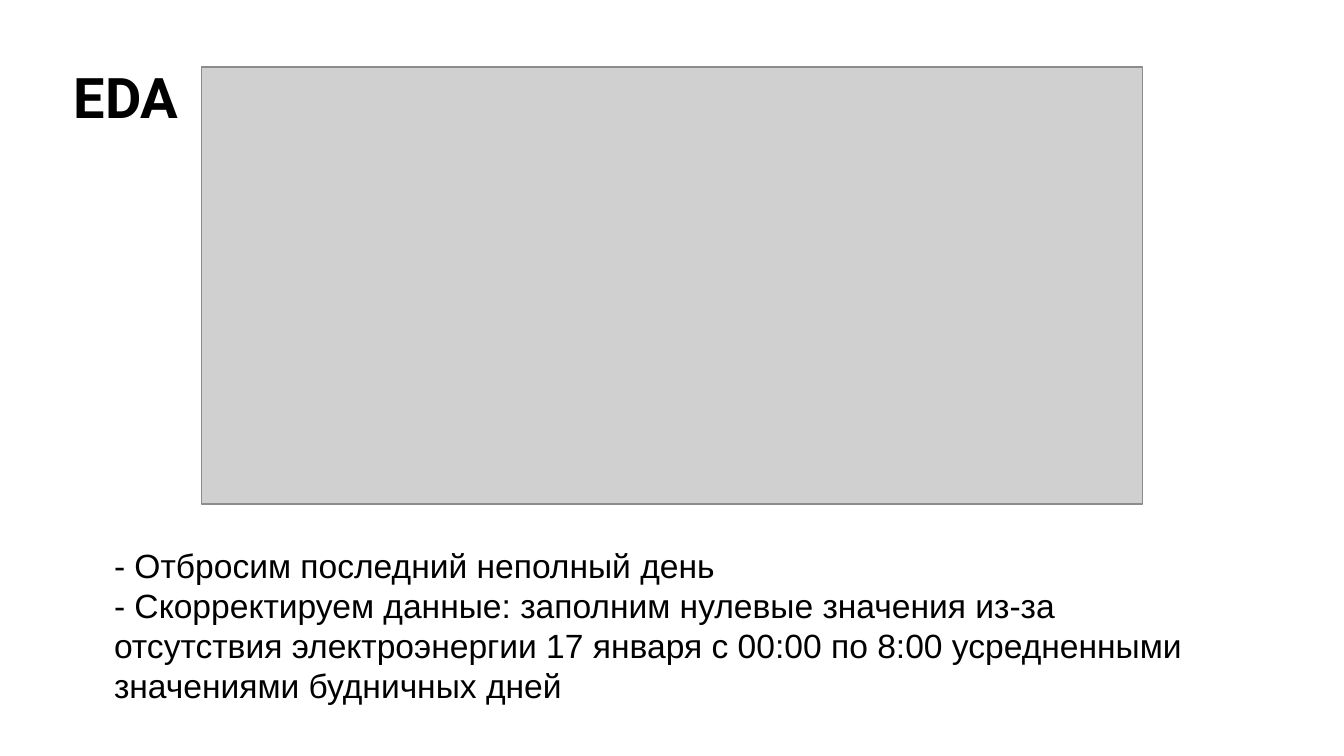
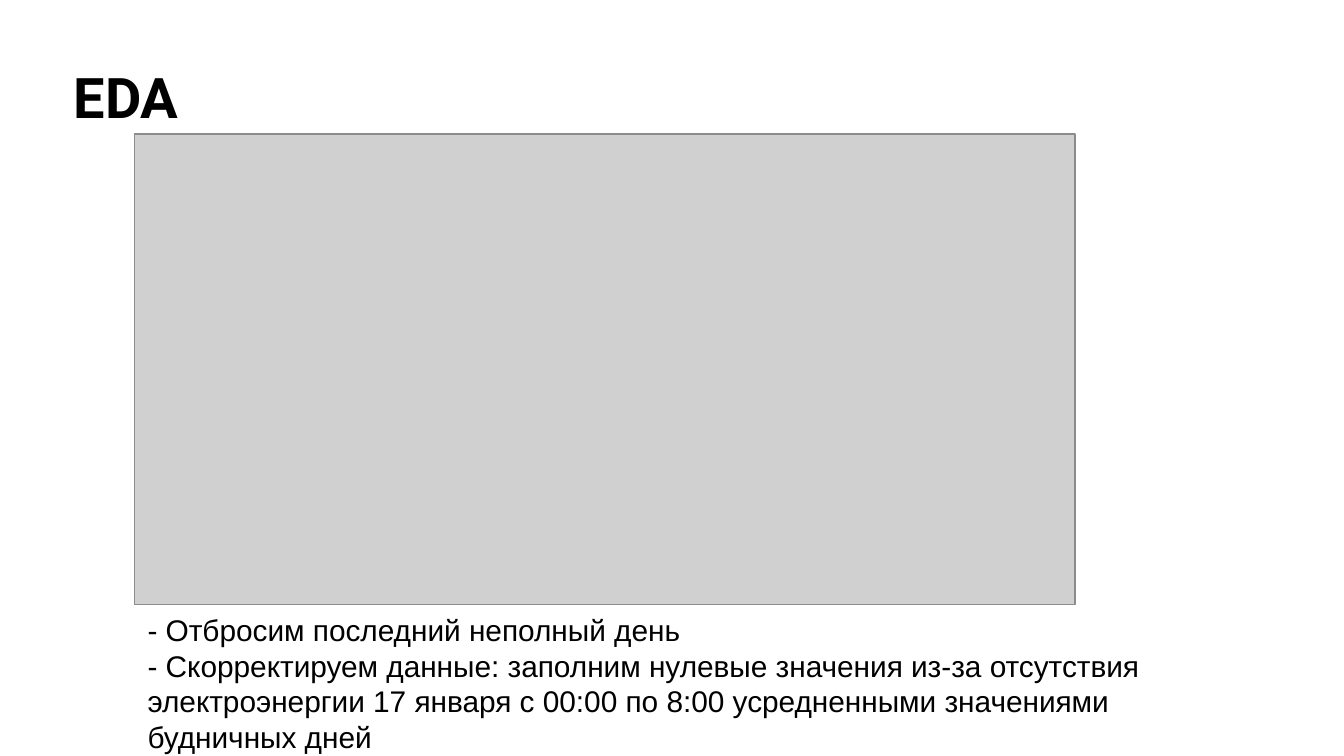
Before and after one commit to m0zart89/otus-ml-pro-2024-05, a slide deck: slide 9 of presentation.pptx (slide 8 before the commit). Drawn at 1344x756 pixels with LibreOffice and Linux fonts; fonts in the diff are those of the drawing; grey boxes stand for pictures; background and template pictures are left out. Boxes give left, top, right and bottom in pixels: in the first picture for what was removed or moved away, otherwise in the second. Text is boxed around its words. In the diff, an @@ line names an element or a change of style, - is before the commit and + after.

```diff
--- a/presentation.pptx
+++ b/presentation.pptx
@@ picture: place and size @@
-picture at box(202, 67, 1142, 504)
+picture at box(134, 134, 1075, 605)
@@ text "- Отбросим последний неполный день": place and size @@
-text "- Отбросим последний неполный день" at box(114, 553, 1182, 705)
+text "- Отбросим последний неполный день" at box(148, 619, 1139, 754)
@@ text "- Отбросим последний неполный день" at box(148, 619, 1139, 754): size 18 to 16 pt @@
```
Also in this commit, not shown: 24 other slides changed, 1 slide added.
